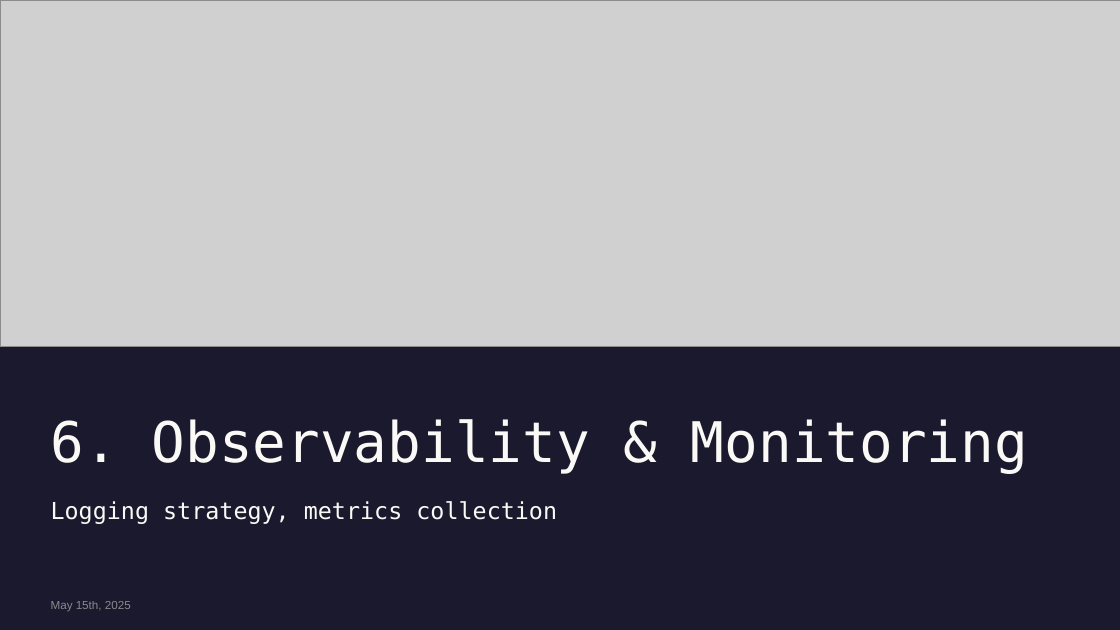
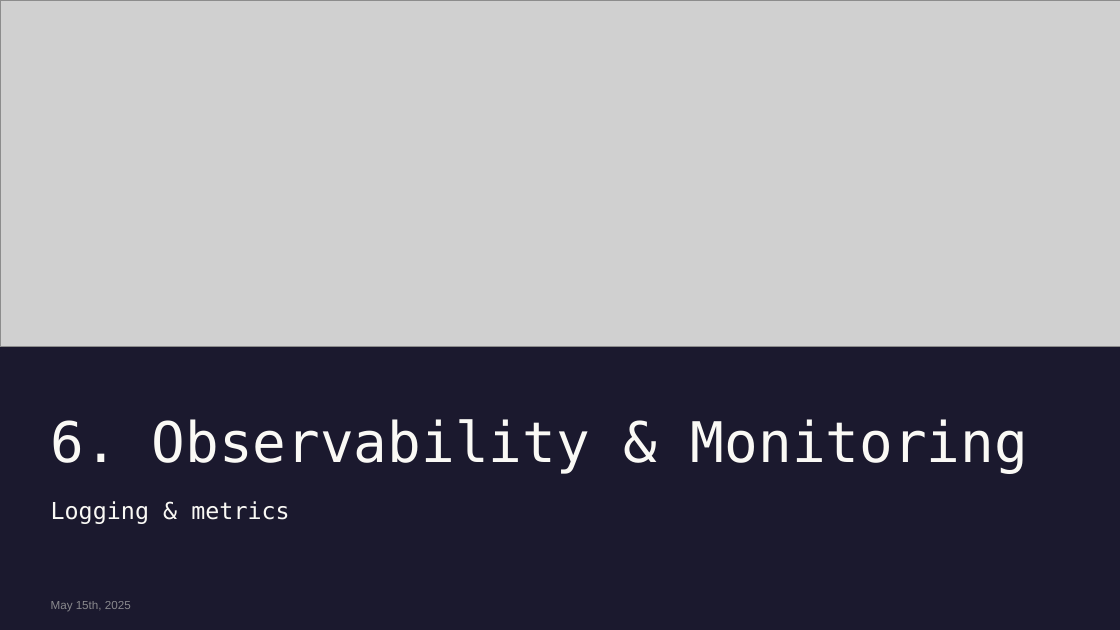
Before and after one commit to sergiosaraiva/number-verification-service, a slide deck: slide 25 of docs/Number Verification Microservice.pptx. Drawn at 1120x630 pixels with LibreOffice and Linux fonts; fonts in the diff are those of the drawing; grey boxes stand for pictures. Boxes give left, top, right and bottom in pixels: in the first picture for what was removed or moved away, otherwise in the second. Text is boxed around its words. In the diff, an @@ line names an element or a change of style, - is before the commit and + after.

```diff
--- a/docs/Number Verification Microservice.pptx
+++ b/docs/Number Verification Microservice.pptx
@@ text at box(51, 501, 289, 524): text changed @@
-Logging strategy, metrics collection
+Logging & metrics
```
Also in this commit, not shown: 4 other slides changed, 1 slide removed, 1 other file.
